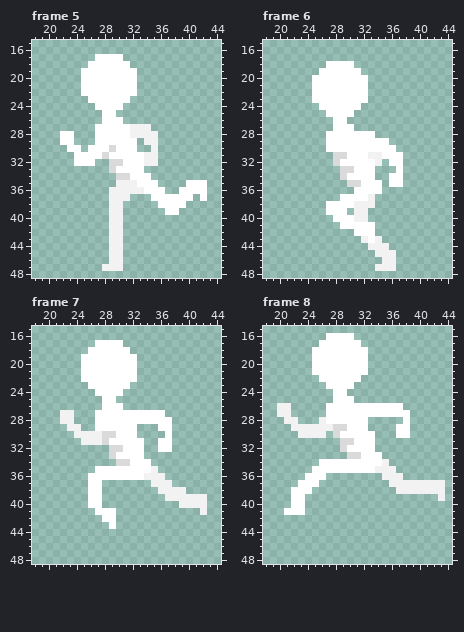
File history of a pixel-art file, Assets/Art/Characters/Player/Run/Player_Run_Left.aseprite. The first picture shows the starting point.
64x64 pixels, 8 frames. Shown: frame 5: x 18..44, y 15..48; frame 6: x 18..44, y 15..48; frame 7: x 18..44, y 15..48; frame 8: x 18..44, y 15..48. The commit also changed other frames, which this record leaves out.
Once edited:
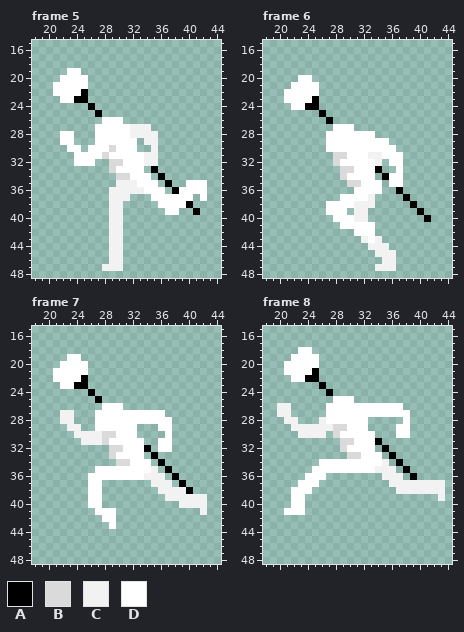
Palette (. is transparent): A #000000  B #dadada  C #f2f2f2  D #ffffff
Log entry: Added Weapon Run Animations
What changed:
layer "Weapons/Staff" now shown
layer "Skin/Head" now hidden
Frame 5:
The author put colour A in row 23 at x 24 to 25; in row 24 at x 26; in row 25 at x 27; in row 33 at x 35; in row 34 at x 36; in row 35 at x 37.
The author put colour A in row 36 at x 38; in row 38 at x 40; in row 39 at x 41.
Colour D becomes colour A in row 22 at x 25.
The author put colour D in row 19 at x 23 to 24; in row 20 at x 22 to 24; in rows 21 to 22 at x 21 to 24; in row 23 at x 22 to 23.
Colour D is gone in row 17 at x 27 to 30; in row 18 at x 26 to 31; in row 19 at x 25 to 32; in rows 20 to 22 at x 26 to 32; in row 23 at x 26 to 31; in row 24 at x 27 to 30.
Colour D is gone in row 25 at x 28 to 29.
Frame 6:
The author put colour A in row 24 at x 24 to 25; in row 25 at x 26; in row 26 at x 27; in row 33 at x 34; in row 34 at x 35; in row 36 at x 37.
The author put colour A in row 37 at x 38; in row 38 at x 39; in row 39 at x 40; in row 40 at x 41.
Colour D becomes colour A in row 23 at x 25.
The author put colour D in row 20 at x 23 to 24; in row 21 at x 22 to 24; in rows 22 to 23 at x 21 to 24; in row 24 at x 22 to 23.
Colour D is gone in row 18 at x 27 to 30; in row 19 at x 26 to 31; in row 20 at x 25 to 32; in rows 21 to 23 at x 26 to 32; in row 24 at x 26 to 31; in row 25 at x 27 to 30.
Colour D is gone in row 26 at x 28 to 29.
Frame 7:
The author put colour A in row 23 at x 24 to 25; in row 24 at x 26; in row 25 at x 27; in row 32 at x 34; in row 33 at x 35; in row 34 at x 36.
The author put colour A in row 35 at x 37; in row 36 at x 38; in row 37 at x 39; in row 38 at x 40.
Colour D becomes colour A in row 22 at x 25.
The author put colour D in row 19 at x 23 to 24; in row 20 at x 22 to 24; in rows 21 to 22 at x 21 to 24; in row 23 at x 22 to 23.
Colour D is gone in row 17 at x 27 to 30; in row 18 at x 26 to 31; in row 19 at x 25 to 32; in rows 20 to 22 at x 26 to 32; in row 23 at x 26 to 31; in row 24 at x 27 to 30.
Colour D is gone in row 25 at x 28 to 29.
Frame 8:
The author put colour A in row 22 at x 24 to 25; in row 23 at x 26; in row 24 at x 27; in row 31 at x 34; in row 32 at x 35; in row 33 at x 36.
The author put colour A in row 34 at x 37; in row 35 at x 38; in row 36 at x 39.
Colour D becomes colour A in row 21 at x 25.
The author put colour D in row 18 at x 23 to 24; in row 19 at x 22 to 24; in rows 20 to 21 at x 21 to 24; in row 22 at x 22 to 23.
Colour D is gone in row 16 at x 27 to 30; in row 17 at x 26 to 31; in row 18 at x 25 to 32; in rows 19 to 21 at x 26 to 32; in row 22 at x 26 to 31; in row 23 at x 27 to 30.
Colour D is gone in row 24 at x 28 to 29.
Pixel boxes of the changes (left, top, right, bottom) in both pictures:
changed: (53, 54, 137, 117)
added: (151, 166, 200, 215)
changed: (284, 61, 368, 124)
added: (375, 166, 431, 222)
changed: (53, 340, 137, 403)
added: (144, 445, 193, 494)
changed: (284, 333, 368, 396)
added: (375, 438, 417, 480)
